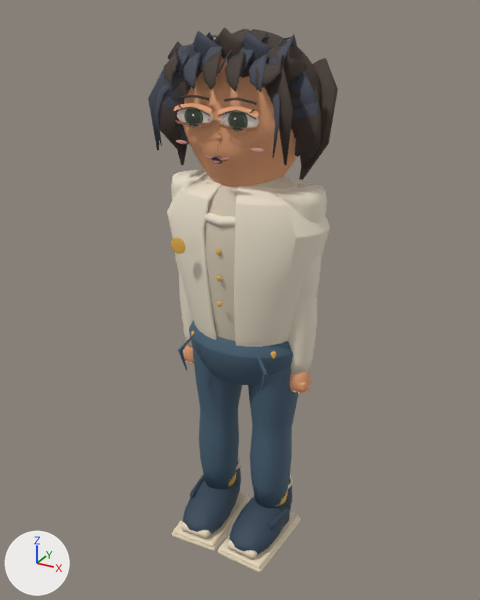
The glTF model models/atrium/residents/zhou-master.glb as it was, and as the next commit left it.
The view is the same before and after, from a 50 mm lens placed at (0.959, -1.782, 1.805), pointed at (-0.016, -0.008, 0.918). Lighting does not change. The marker at lower left points along +X, +Y and +Z. The picture after the commit comes second. Where no turn or scale is listed for an object, it has been applied to the vertices. Vertices at exactly the same position are counted once.

Objects in the first picture: 'EyePivot_-1_Surface', 'EyePivot_1_Surface', 'HeadPivot_Surface', 'SkinnedArticulationCore', 'VisualRoot_Surface' and 1 more.
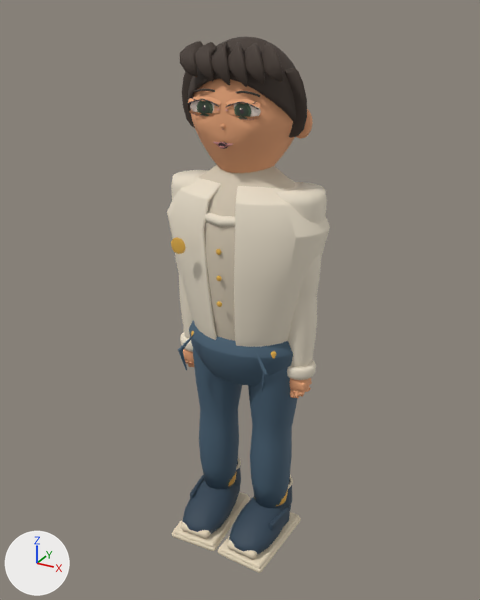
ob_headpivot is not drawn itself; it is the parent of ob_browpivot__1, ob_browpivot_1, ob_eyepivot__1, ob_eyepivot_1, ob_headpivot_surface, ob_mouthpivot, ob_thoughtfuljawtarget.

Where the newer file only moved an object's origin or applied its transform, the numbers keep the older frame.

Location of each change, [x1, y1, x2, y2] in pixels of the pictures (480 x 600 px; the box of a moved part takes in the faces that stretch with it):
'HeadPivot_Surface', reshaped, moved, rescaled (29% narrower, 15% shorter)
    before: [148, 27, 338, 187]
    after: [179, 37, 313, 173]
'EyePivot_1_Surface', moved, rescaled (14% narrower, 15% shorter)
    before: [217, 107, 259, 132]
    after: [225, 99, 261, 120]
'EyePivot_-1_Surface', moved, rescaled (15% narrower, 16% shorter)
    before: [174, 103, 213, 127]
    after: [188, 96, 221, 116]
'MouthClosedPivot_Surface', moved, rescaled (12% narrower, 14% shorter)
    before: [206, 156, 229, 162]
    after: [213, 142, 233, 147]
part 1 of me_skinnedarticulationcoremesh, added
    after: [180, 332, 194, 367]
part 2 of me_skinnedarticulationcoremesh, added
    after: [287, 360, 316, 398]
part 5 of me_sphere, moved or reshaped
    before: [178, 95, 209, 100]
    after: [193, 88, 215, 92]
part 6 of me_sphere, moved or reshaped
    before: [224, 98, 257, 105]
    after: [236, 91, 260, 97]
part 7 of me_sphere, rebuilt
    before: [184, 29, 321, 102]
    after: [188, 37, 296, 123]
part 8 of me_sphere, rebuilt (21% wider)
    before: [183, 52, 201, 89]
    after: [195, 42, 217, 81]
part 9 of me_sphere, rebuilt (10% taller)
    before: [202, 51, 222, 90]
    after: [211, 42, 230, 85]
part 10 of me_sphere, rebuilt (15% taller)
    before: [225, 52, 245, 91]
    after: [227, 42, 247, 87]
part 11 of me_sphere, rebuilt
    before: [288, 71, 316, 108]
    after: [285, 68, 307, 138]
part 12 of me_sphere, rebuilt
    before: [160, 104, 184, 153]
    after: [182, 71, 195, 128]
part 13 of me_sphere, added
    after: [179, 41, 203, 77]
part 14 of me_sphere, added
    after: [244, 43, 265, 85]
part 15 of me_sphere, added
    after: [260, 42, 283, 82]
part 16 of me_sphere, deleted
    before: [154, 46, 321, 168]
part 17 of me_sphere, deleted
    before: [148, 27, 338, 180]

Diff of the bpy script that builds the scene:
```diff
--- a/models/atrium/residents/zhou-master.glb.py
+++ b/models/atrium/residents/zhou-master.glb.py
@@ me_skinnedarticulationcoremesh @@
-me_skinnedarticulationcoremesh.from_pydata(...)  # 4442 vertices, 8748 faces; spans x -0.261..0.261, y -0.231..0.107, z 0.006..1.315
+me_skinnedarticulationcoremesh.from_pydata(...)  # 6354 vertices, 12524 faces; spans x -0.261..0.261, y -0.231..0.107, z 0.006..1.315
+# me_skinnedarticulationcoremesh part 1: 956 vertices added at x -0.258..-0.12, y -0.053..0.053, z 0.615..0.74
+# me_skinnedarticulationcoremesh part 2: 956 vertices added at x 0.121..0.258, y -0.053..0.053, z 0.615..0.74
 me_skinnedarticulationcoremesh.materials.append(mat_skinnedarticulationcore_vertex_surface)
@@ me_sphere_001 @@
-me_sphere_001.from_pydata(...)  # 1456 vertices, 2820 faces; spans x -0.0608..0.0609, y -0.0169..0.0077, z -0.0281..0.0359
+me_sphere_001.from_pydata(...)  # 1456 vertices, 2820 faces; spans x -0.0428..0.0624, y 0.0292..0.0505, z -0.0043..0.051
+# me_sphere_001 part 3: the whole mesh is scaled about its middle by 0.864, then moved by (0.0097, 0.0444, 0.0195)
 me_sphere_001.materials.append(mat_resident_unified_surface)
@@ me_sphere_008 @@
-me_sphere_008.from_pydata(...)  # 1456 vertices, 2820 faces; spans x -0.0609..0.0608, y -0.0169..0.0077, z -0.0281..0.0359
+me_sphere_008.from_pydata(...)  # 1456 vertices, 2820 faces; spans x -0.0624..0.0428, y 0.0301..0.0513, z -0.0043..0.051
+# me_sphere_008 part 4: the whole mesh is scaled about its middle by 0.864, then moved by (-0.0097, 0.0453, 0.0195)
 me_sphere_008.materials.append(mat_resident_unified_surface)
@@ me_sphere @@
 # used by ob_headpivot_surface; parent = ob_headpivot; location = (0.0, 0.0, 0.0)
-me_sphere.from_pydata(...)  # 6082 vertices, 11952 faces; spans x -0.304..0.304, y -0.23..0.212, z -0.27..0.318
+me_sphere.from_pydata(...)  # 5736 vertices, 11392 faces; spans x -0.272..0.272, y -0.2..0.27, z -0.27..0.298
+# me_sphere part 5: the loose piece of 70 vertices spanning x -0.14..-0.028, y -0.215..-0.197, z 0.095..0.115 is moved by (0.0, 0.04, 0.0)
+# me_sphere part 6: the loose piece of 70 vertices spanning x 0.028..0.14, y -0.215..-0.197, z 0.095..0.115 is moved by (0.0, 0.039, 0.0)
+# me_sphere part 7: the loose piece of 1552 vertices spanning x -0.237..0.251, y -0.153..0.212, z -0.142..0.31 is rebuilt with 1346 vertices and now spans x -0.245..0.237, y -0.18..0.206, z -0.099..0.298
+# me_sphere part 8: the loose piece of 52 vertices spanning x -0.144..-0.055, y -0.23..-0.127, z 0.134..0.243 is rebuilt with 182 vertices and now spans x -0.132..-0.039, y -0.2..-0.098, z 0.144..0.28
+# me_sphere part 9: the loose piece of 52 vertices spanning x -0.072..0.014, y -0.23..-0.126, z 0.134..0.246 is rebuilt with 182 vertices and now spans x -0.063..0.03, y -0.2..-0.096, z 0.132..0.284
+# me_sphere part 10: the loose piece of 52 vertices spanning x 0.009..0.095, y -0.23..-0.126, z 0.133..0.246 is rebuilt with 182 vertices and now spans x 0.006..0.1, y -0.2..-0.096, z 0.13..0.285
+# me_sphere part 11: the loose piece of 42 vertices spanning x 0.148..0.287, y -0.102..-0.023, z -0.077..0.197 is rebuilt with 182 vertices and now spans x 0.177..0.27, y -0.061..-0.017, z -0.069..0.194
+# me_sphere part 12: the loose piece of 42 vertices spanning x -0.304..-0.176, y -0.098..-0.011, z -0.122..0.146 is rebuilt with 182 vertices and now spans x -0.27..-0.177, y -0.061..-0.017, z -0.069..0.194
+# me_sphere part 13: a new loose piece of 182 vertices spanning x -0.195..-0.107, y -0.2..-0.098, z 0.155..0.282, in mat_resident_unified_surface
+# me_sphere part 14: a new loose piece of 182 vertices spanning x 0.058..0.169, y -0.2..-0.099, z 0.143..0.282, in mat_resident_unified_surface
+# me_sphere part 15: a new loose piece of 182 vertices spanning x 0.117..0.238, y -0.2..-0.098, z 0.155..0.285, in mat_resident_unified_surface
+# me_sphere part 16: 16 loose pieces with 758 vertices, spanning x -0.296..0.304, y -0.222..0.212, z -0.123..0.301, are deleted
+# me_sphere part 17: 1020 vertices removed from x -0.303..0.303, y -0.23..0.152, z -0.165..0.318
+# other edits to the shape of me_sphere do not show in these pictures
 me_sphere.materials.append(mat_resident_unified_surface)
@@ ob_headpivot @@
 ob_headpivot.parent = ob_visualroot
-ob_headpivot.location = (0.0, 0.0, 1.491)
-ob_headpivot.scale = (0.88, 0.84, 0.836)
+ob_headpivot.location = (0.0, 0.0, 1.516)
+ob_headpivot.scale = (0.76, 0.726, 0.722)
```
